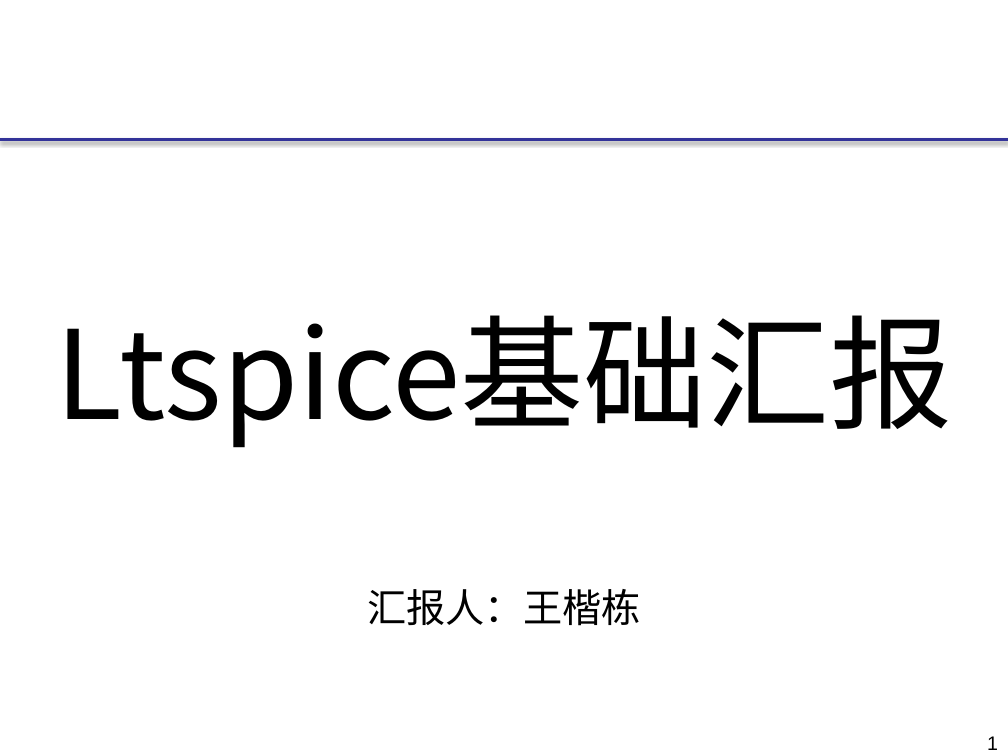
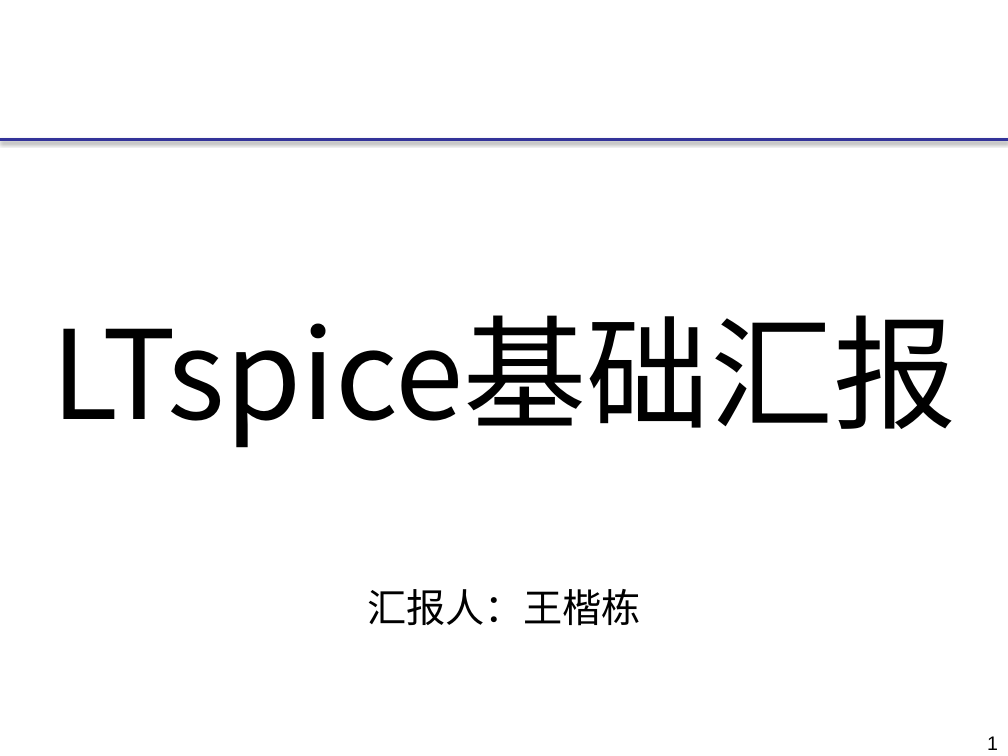
Before and after one commit to wwwwkd/git_test, a slide deck: slide 1 of LTspice基础使用分享.pptx. Drawn at 1008x756 pixels with LibreOffice and Linux fonts; fonts in the diff are those of the drawing. Boxes give left, top, right and bottom in pixels: in the first picture for what was removed or moved away, otherwise in the second. Text is boxed around its words. In the diff, an @@ line names an element or a change of style, - is before the commit and + after.

```diff
--- a/LTspice基础使用分享.pptx
+++ b/LTspice基础使用分享.pptx
@@ text at (x1=52, y1=315, x2=957, y2=448): text changed @@
-Ltspice基础汇报
+LTspice基础汇报
```
Also in this commit, not shown: 1 other slide changed, 1 other file.
